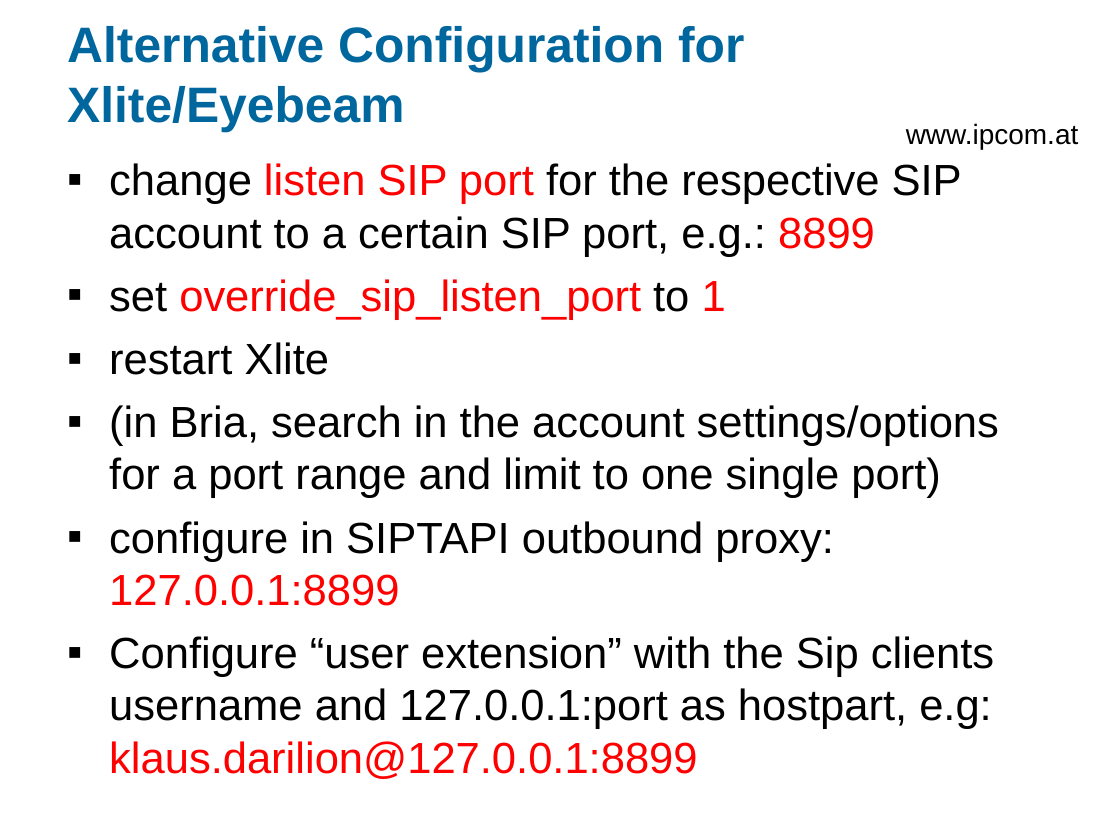
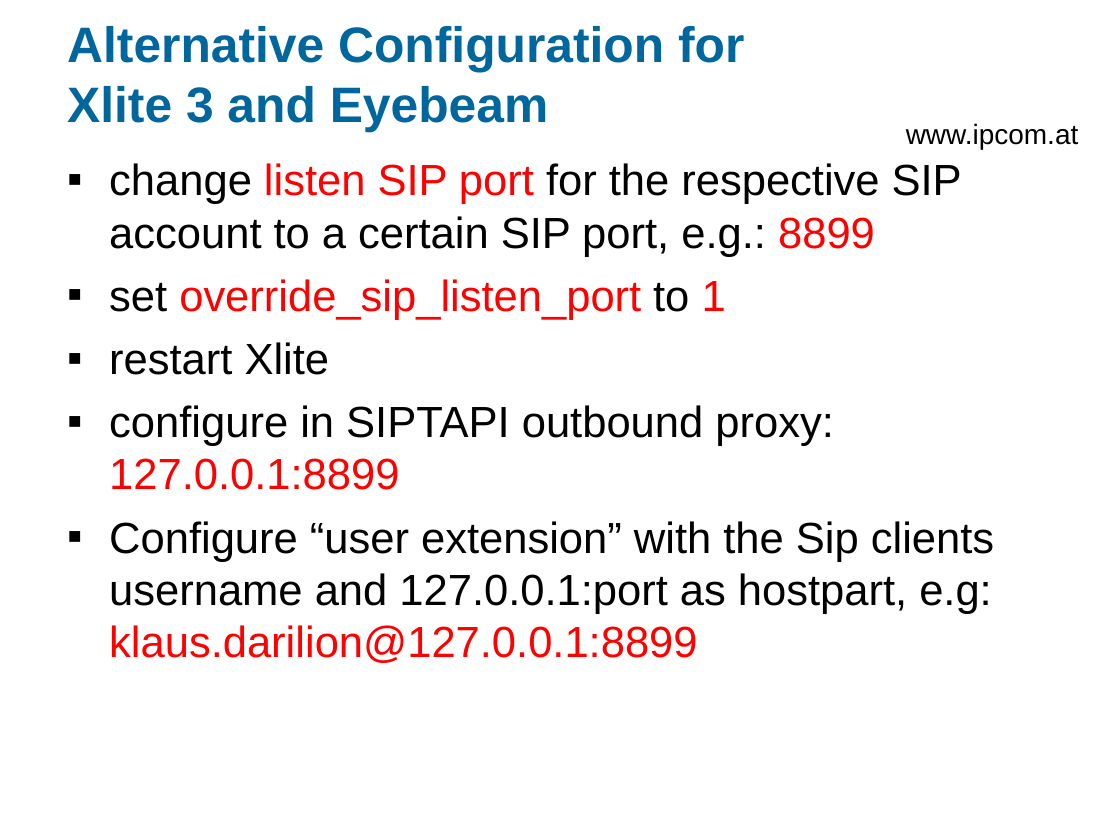
Before and after one commit to egilkh/siptapi, a slide deck: slide 16 of doc/SIPTAPI-README-0.4.ppt. Drawn at 1120x840 pixels with LibreOffice and Linux fonts; fonts in the diff are those of the drawing; background and template pictures are left out. Boxes give left, top, right and bottom in pixels: in the first picture for what was removed or moved away, otherwise in the second. Text is boxed around its words. In the diff, an @@ line names an element or a change of style, - is before the commit and + after.

```diff
--- a/doc/SIPTAPI-README-0.4.ppt
+++ b/doc/SIPTAPI-README-0.4.ppt
@@ title at (x1=67, y1=26, x2=744, y2=132): text changed @@
-Alternative Configuration for
-Xlite/Eyebeam
+Alternative Configuration for
+Xlite 3 and Eyebeam
@@ text at (x1=109, y1=405, x2=999, y2=498): paragraph removed @@
-▪ (in Bria, search in the account settings/options for a port range and limit to one single port)
```
Also in this commit, not shown: 1 other slide changed, 3 slides added, 8 other files.
